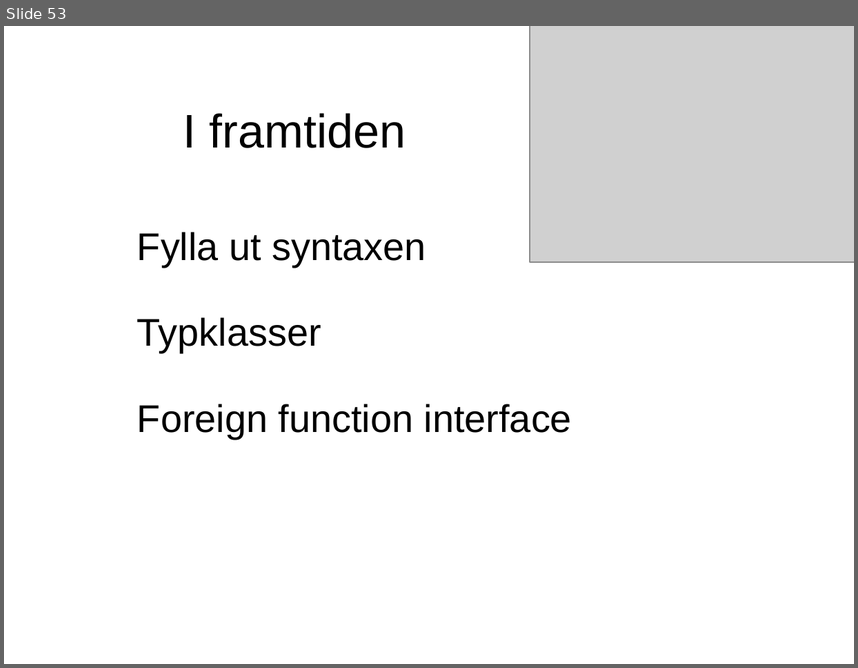
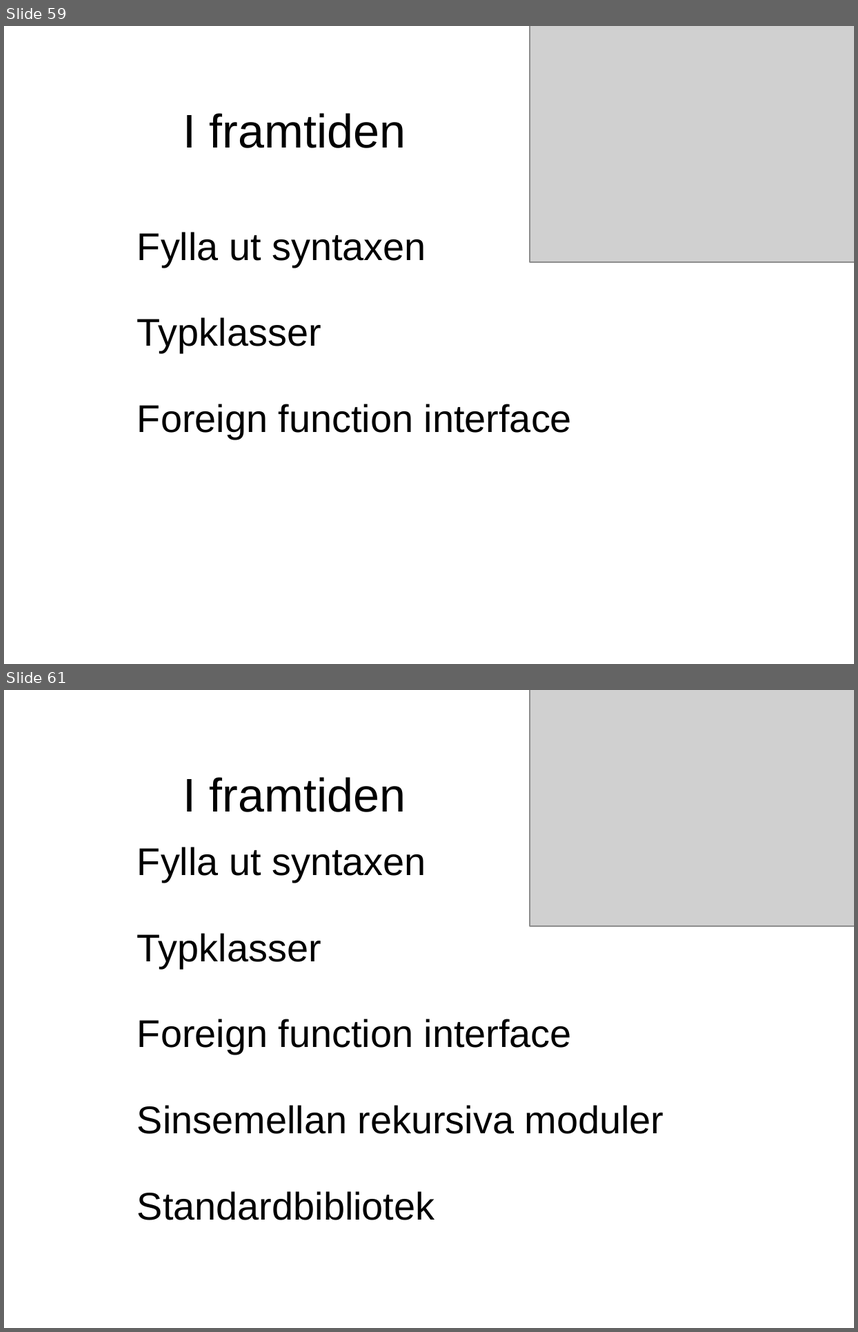
Before and after one commit to evilcandybag/JSHC, a slide deck: report/presentation.ppt. Shown one above the other, each under a label of ours: slide 53 before the commit, slides 59 and 61 after it; the slides between them are not shown. The pictures are 858x668 and 858x1332 pixels, drawn with LibreOffice and Linux fonts; fonts in the diff are those of the drawing; grey boxes stand for pictures. Boxes give left, top, right and bottom in pixels: in the first picture for what was removed or moved away, otherwise in the second. Text is boxed around its words. In the diff, an @@ line names an element or a change of style, - is before the commit and + after.

```diff
--- a/report/presentation.ppt
+++ b/report/presentation.ppt
@@ slide 61 added at box(4, 690, 854, 1328), background #FFFFFF @@
@@ picture added at box(530, 690, 854, 926) @@
@@ text added at box(183, 777, 406, 812), 44 pt, text #000000 @@
+I framtiden
@@ text added at box(137, 847, 664, 1220), 36 pt, text #000000 @@
+Fylla ut syntaxen
+Typklasser
+Foreign function interface
+Sinsemellan rekursiva moduler
+Standardbibliotek
@@ what was slide 53 is now slide 59 @@
```
Also in this commit, not shown: 13 slides changed, 8 other slides added, 1 slide removed, 2 other files.
